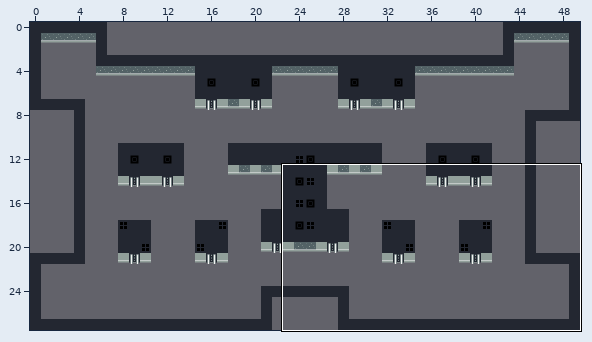
Two states of a Tiled map, 8. room transition/scenes/0/0.tmx. The first picture is a wide view before the edit; the outline marks the close-up.
Close-up. Before the edit:
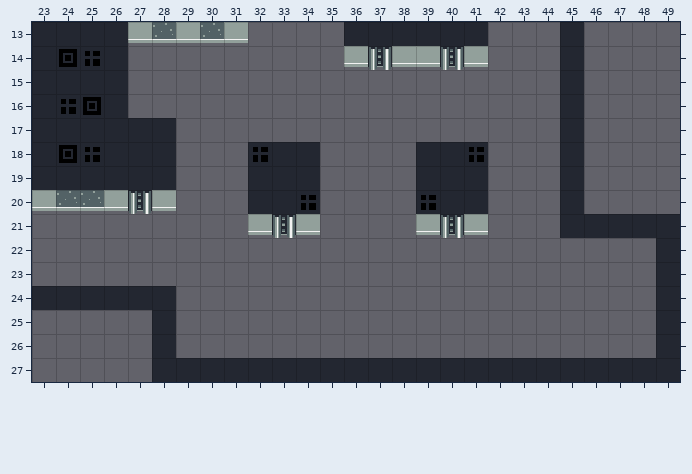
Cells are 16x16 px. Shown: x 23..49, y 13..27. The commit also changed other parts of the map, which this record leaves out.
And afterwards:
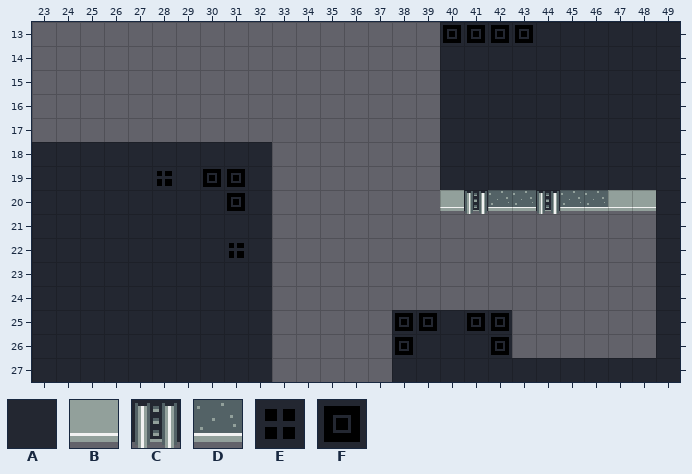
Key: from "tileset_0": A 0, B 1, C 2, D 3, E 4, F 7.
_ is an empty cell, . an unchanged one.
What changed:
--- layer "blocks"
@@ x 23..49 @@
-13 AAAABDBDB....AAAAAA___.____
-14 AFEA.........BCBBCB___.____
-15 AAAA............._____.____
-16 AEFA............._____.____
-17 AAAAAA..........._____.____
-18 .FE...___EAA....A.E___.____
-19 .....A___.AA....A..___.____
-20 BDDBCB___.AE....EAA___A____
-21 _________BCB....BCB...AAAA.
-22 __________.................
-23 __________.................
-24 ......____.................
-25 _____.____....._____.......
-26 _____.____....._____.......
-27 _____.....AAAAA............
+13 _________....____FFFFA.AAAA
+14 ____.........____AAAAA.AAAA
+15 ____.............AAAAA.AAAA
+16 ____.............AAAAA.AAAA
+17 ______...........AAAAA.AAAA
+18 .AA...AAAA__...._.AAAA.AAAA
+19 .....EAFF.__...._..AAA.AAAA
+20 AAAAAAAAF.__...._BCDDCDDBBA
+21 AAAAAAAAAA__....___...____.
+22 AAAAAAAAEA.................
+23 AAAAAAAAAA.................
+24 ......AAAA.................
+25 AAAAA.AAAA.....FFAFF.......
+26 AAAAA.AAAA.....FAAAF.......
+27 AAAAA....._____............
